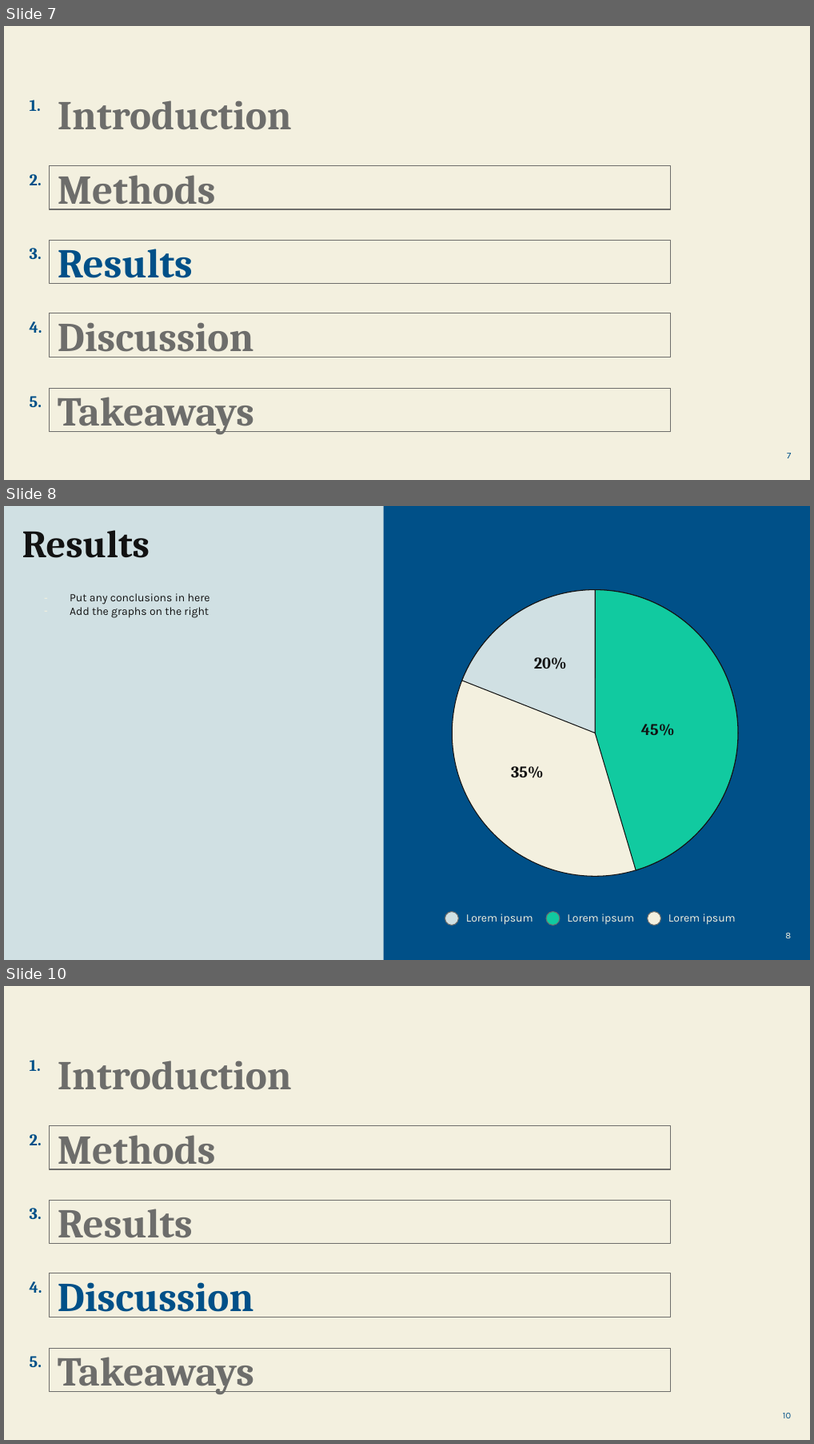
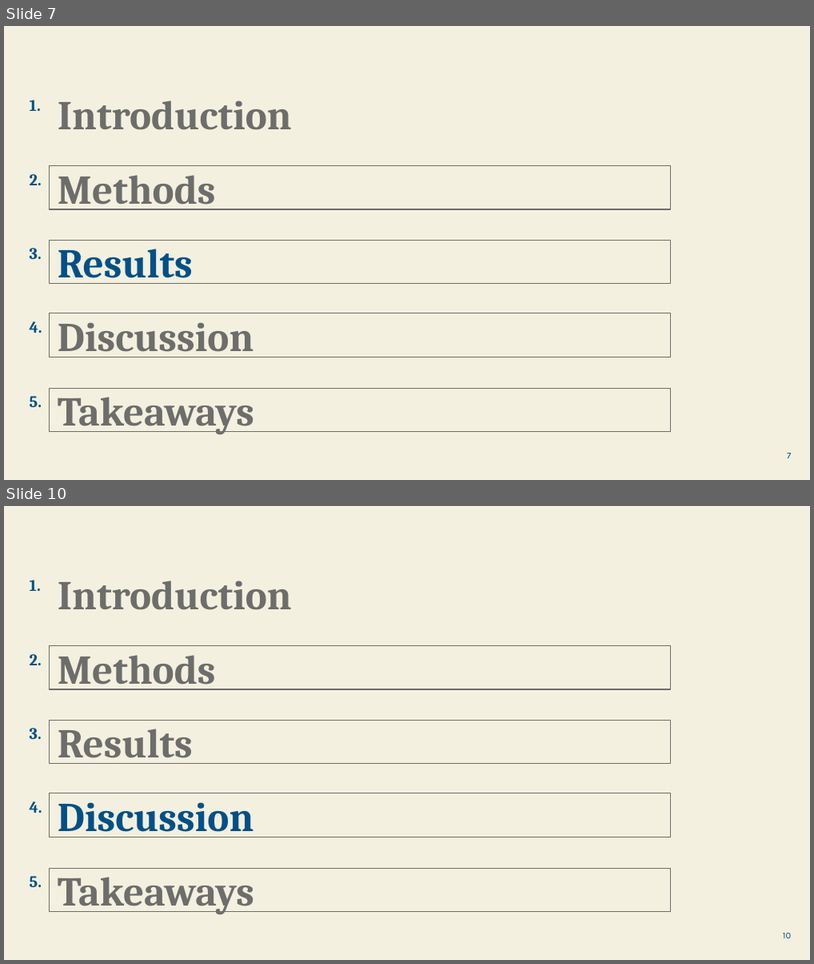
Before and after one commit to happyemanaloto/Project1_Group3, a slide deck: Group 3 Ironkagle Presentation.pptx. Shown one above the other, each under a label of ours: slides 7, 8 and 10 before the commit, slides 7 and 10 after it; the slides between them are not shown. The pictures are 814x1444 and 814x964 pixels, drawn with LibreOffice and Linux fonts; fonts in the diff are those of the drawing. Boxes give left, top, right and bottom in pixels: in the first picture for what was removed or moved away, otherwise in the second. Text is boxed around its words. In the diff, an @@ line names an element or a change of style, - is before the commit and + after.

```diff
--- a/Group 3 Ironkagle Presentation.pptx
+++ b/Group 3 Ironkagle Presentation.pptx
@@ slide 8 removed at [4, 506, 810, 960], background #D0E0E3 @@
@@ rectangle removed at [384, 506, 810, 959] @@
@@ title removed at [22, 530, 150, 558] @@
-Results
@@ text removed at [70, 593, 210, 618] @@
-– Put any conclusions in here
-– Add the graphs on the right
@@ group removed at [452, 590, 738, 876]: 3 pie slice (boxed as its full ellipse)s, 3 texts @@
-45%
-35%
-20%
@@ ellipse removed at [445, 912, 459, 925] @@
@@ title removed at [466, 913, 533, 924] @@
-Lorem ipsum
@@ ellipse removed at [546, 912, 561, 925] @@
@@ title removed at [567, 913, 634, 924] @@
-Lorem ipsum
@@ ellipse removed at [647, 912, 662, 925] @@
@@ title removed at [669, 913, 736, 924] @@
-Lorem ipsum
@@ page number removed at [786, 932, 791, 938] @@
-8
```
Also in this commit, not shown: 3 slides changed, 2 slides added, 1 other slide removed.
